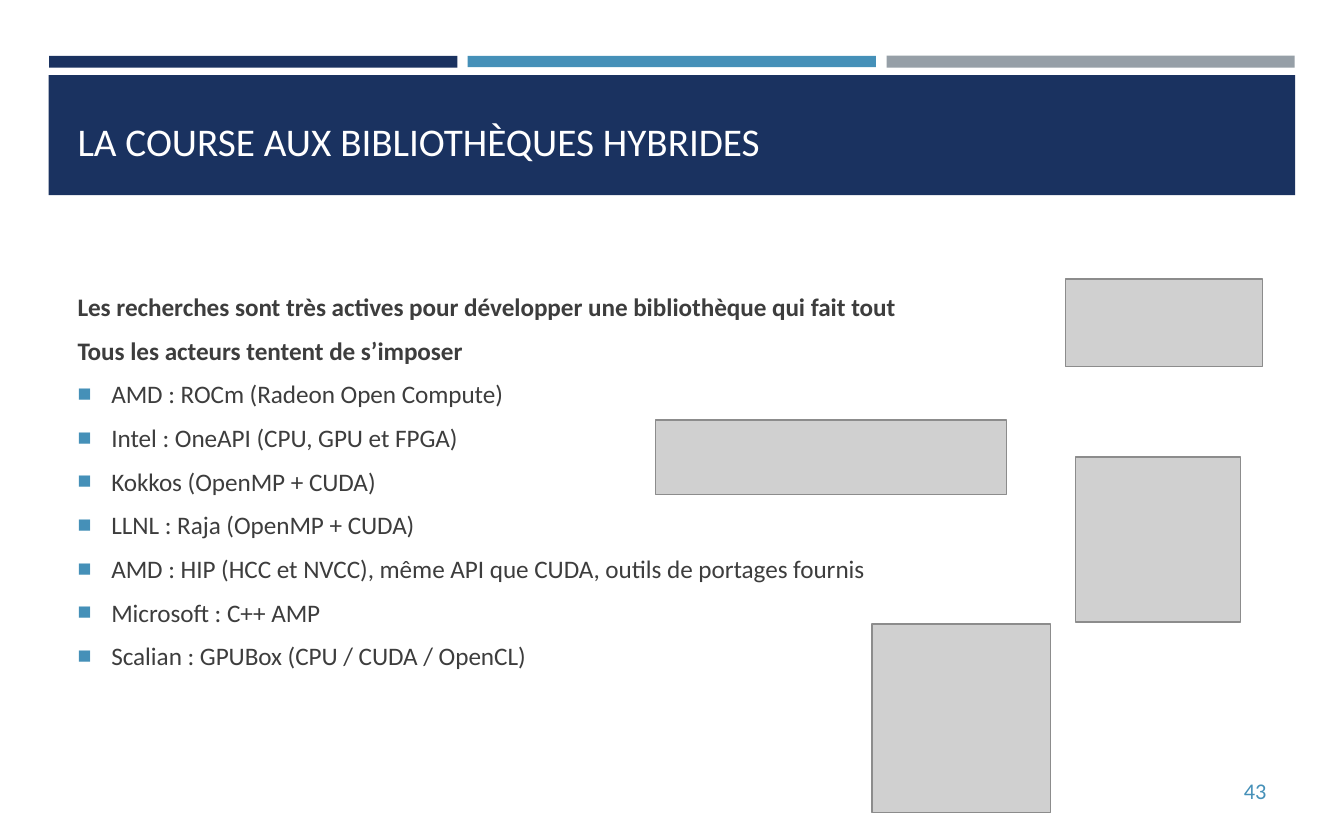
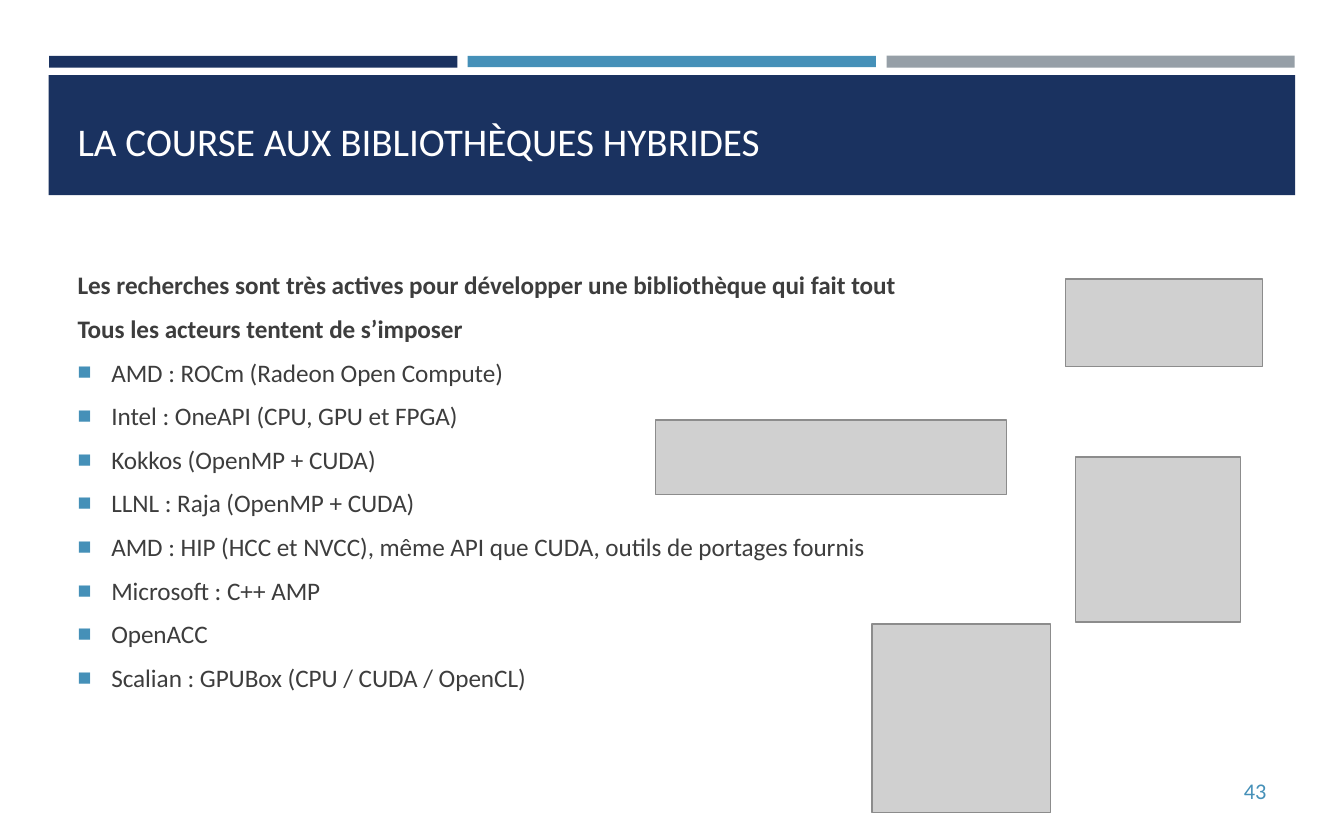
Before and after one commit to franckginguene/hpc_formation_scalian, a slide deck: slide 43 of Diapos/HPC_CUDA.pptx. Drawn at 1344x840 pixels with LibreOffice and Linux fonts; fonts in the diff are those of the drawing; grey boxes stand for pictures. Boxes give left, top, right and bottom in pixels: in the first picture for what was removed or moved away, otherwise in the second. Text is boxed around its words. In the diff, an @@ line names an element or a change of style, - is before the commit and + after.

```diff
--- a/Diapos/HPC_CUDA.pptx
+++ b/Diapos/HPC_CUDA.pptx
@@ text at (111,626,207,647): paragraph added @@
+■ OpenACC
```
Also in this commit, not shown: 1 other slide changed.
